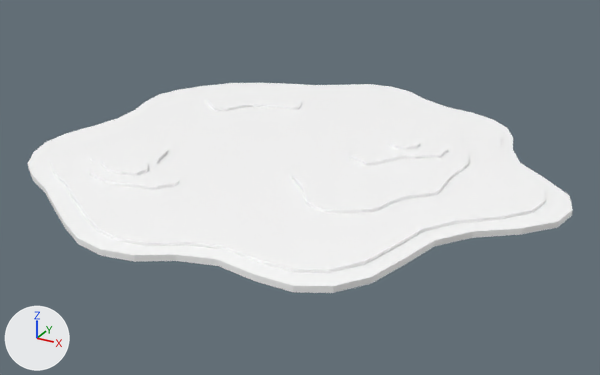
The FBX model Assets/Models/Level/Big_8.fbx as it was, and as the next commit left it.
Before and after are seen from a 50 mm lens placed at (68.9, -122.2, 54.9), pointed at (3.5, -3.2, -4.6). Arrows for +X, +Y and +Z are at lower left; the lights stay in place. Where no turn or scale is listed for an object, it has been applied to the vertices.

In view in the first picture: 'pDisc17', 'pDisc24', 'pDisc25', 'pDisc26', 'pDisc27', 'pDisc28', 'pDisc30', 'pDisc31'.
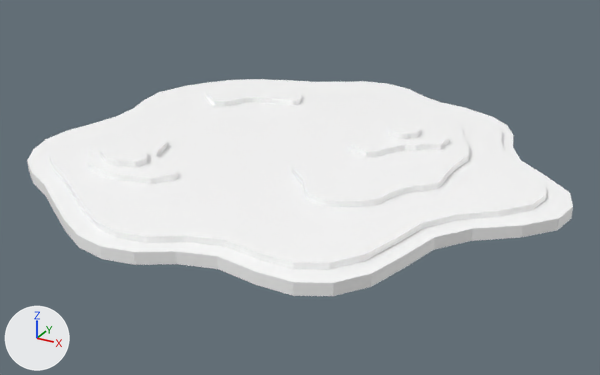
Where the newer file only moved an object's origin or applied its transform, the numbers keep the older frame.

Location of each change, [x1, y1, x2, y2] in pixels of the pictures (600 x 375 px):
'pDisc25', mesh rescaled, moved
    before: [50, 84, 546, 273]
    after: [49, 79, 546, 270]
'pDisc24', mesh rescaled, moved
    before: [28, 83, 573, 293]
    after: [27, 84, 573, 296]
'pDisc28', mesh rescaled, moved
    before: [292, 121, 469, 213]
    after: [292, 114, 469, 207]
'pDisc31', moved
    before: [89, 145, 179, 190]
    after: [88, 137, 178, 184]
'pDisc27', mesh rescaled
    before: [349, 133, 448, 166]
    after: [349, 123, 449, 158]
'pDisc17', mesh rescaled, moved
    before: [206, 88, 302, 111]
    after: [205, 82, 302, 106]
'pDisc26', mesh rescaled
    before: [389, 136, 420, 150]
    after: [389, 123, 421, 139]

What changed in the scene script:
```text
Change me_mesh_002:
    where me_mesh_002.from_pydata(...)  # 97 vertices, 96 faces; spans x -39.6..45.5, y -42.5..43.0, z -1.0..0.0
    used by ob_pdisc25; location = (0.0, 0.0, 1.0)
    me_mesh_002 part 3: the whole mesh is scaled about its middle by (1, 1, 2), then moved by (0.0, 0.0, 1.5)
Change me_mesh_003:
    where me_mesh_003.from_pydata(...)  # 61 vertices, 60 faces; spans x -2.8..2.8, y -2.92..2.92, z -0.5..0.5
    used by ob_pdisc26; location = (17.8, 9.5, 2.0)
    me_mesh_003 part 6: the whole mesh is scaled about its middle by (1, 1, 2), then moved by (17.78, 9.53, 4.0)
Change me_mesh_004:
    where me_mesh_004.from_pydata(...)  # 69 vertices, 68 faces; spans x -7.7..7.7, y -11.6..5.6, z -0.5..0.5
    used by ob_pdisc27; location = (17.9, 9.6, 1.5)
    me_mesh_004 part 4: the whole mesh is scaled about its middle by (1, 1, 2), then moved by (0.0, 0.0, 1.5)
Change me_mesh_005:
    where me_mesh_005.from_pydata(...)  # 93 vertices, 92 faces; spans x -13.2..13.2, y -22.6..22.6, z -0.5..0.5
    used by ob_pdisc28; location = (17.2, 1.7, 1.0)
    me_mesh_005 part 5: the whole mesh is scaled about its middle by (1, 1, 2), then moved by (17.2, 1.7, 2.0)
Change me_mesh_001:
    where me_mesh_001.from_pydata(...)  # 97 vertices, 96 faces; spans x -46.1..46.1, y -45.8..45.8, z -0.5..0.5
    used by ob_pdisc24; location = (3.7, 0.2, 0.0)
    me_mesh_001 part 1: the whole mesh is scaled about its middle by (1, 1, 2), then moved by (3.7, 0.2, 0.0)
Change me_mesh:
    where me_mesh.from_pydata(...)  # 93 vertices, 92 faces; spans x -10.2..10.1, y -10.6..5.8, z -0.5..0.5
    used by ob_pdisc17; location = (-19.9, 21.9, 1.0)
    me_mesh part 2: the whole mesh is scaled about its middle by (1, 1, 2), then moved by (-19.9, 21.9, 2.0)
Change ob_pdisc31:
    ob_pdisc31.location: (-18.4, -22.3, 1.0) -> (0.0, 0.0, 0.0)
Change ob_pdisc25:
    ob_pdisc25.location: (0.0, 0.0, 1.0) -> (0.0, 0.0, 0.0)
Change ob_pdisc28:
    ob_pdisc28.location: (17.2, 1.7, 1.0) -> (0.0, 0.0, 0.0)
Change ob_pdisc24:
    ob_pdisc24.location: (3.7, 0.2, 0.0) -> (0.0, 0.0, 0.0)
Change ob_pdisc17:
    ob_pdisc17.location: (-19.9, 21.9, 1.0) -> (0.0, 0.0, 0.0)
```
